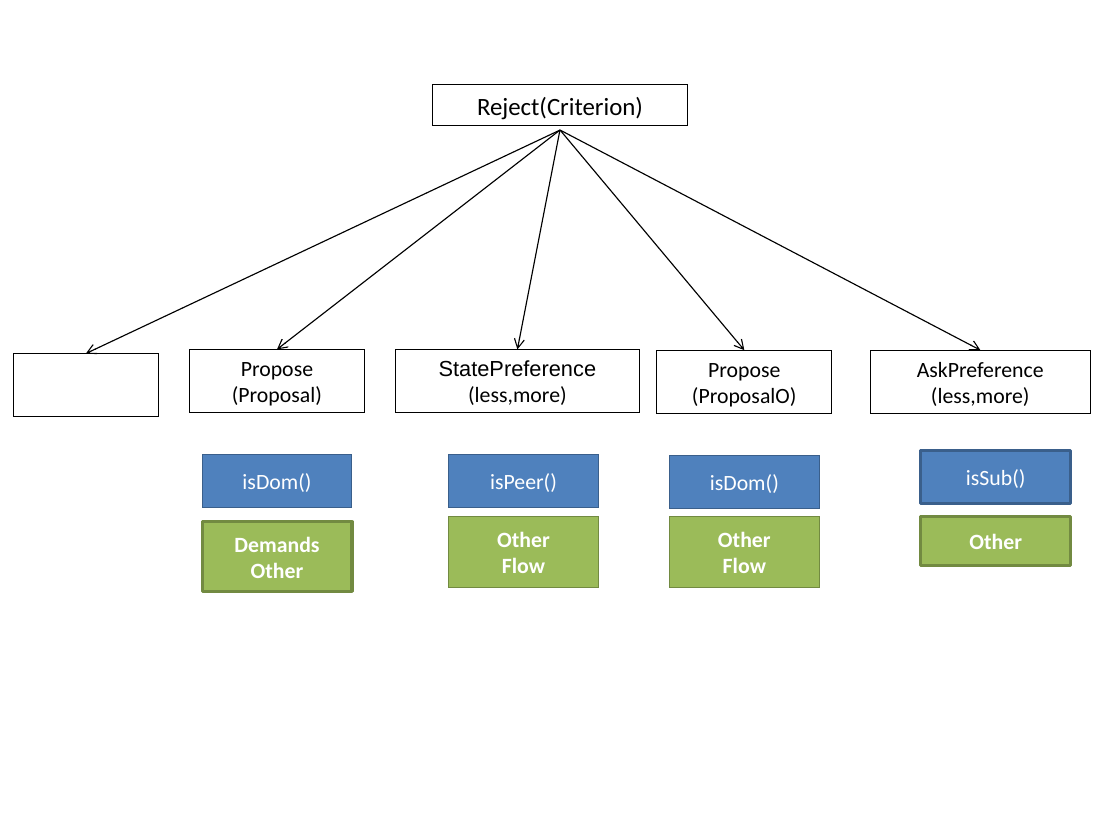
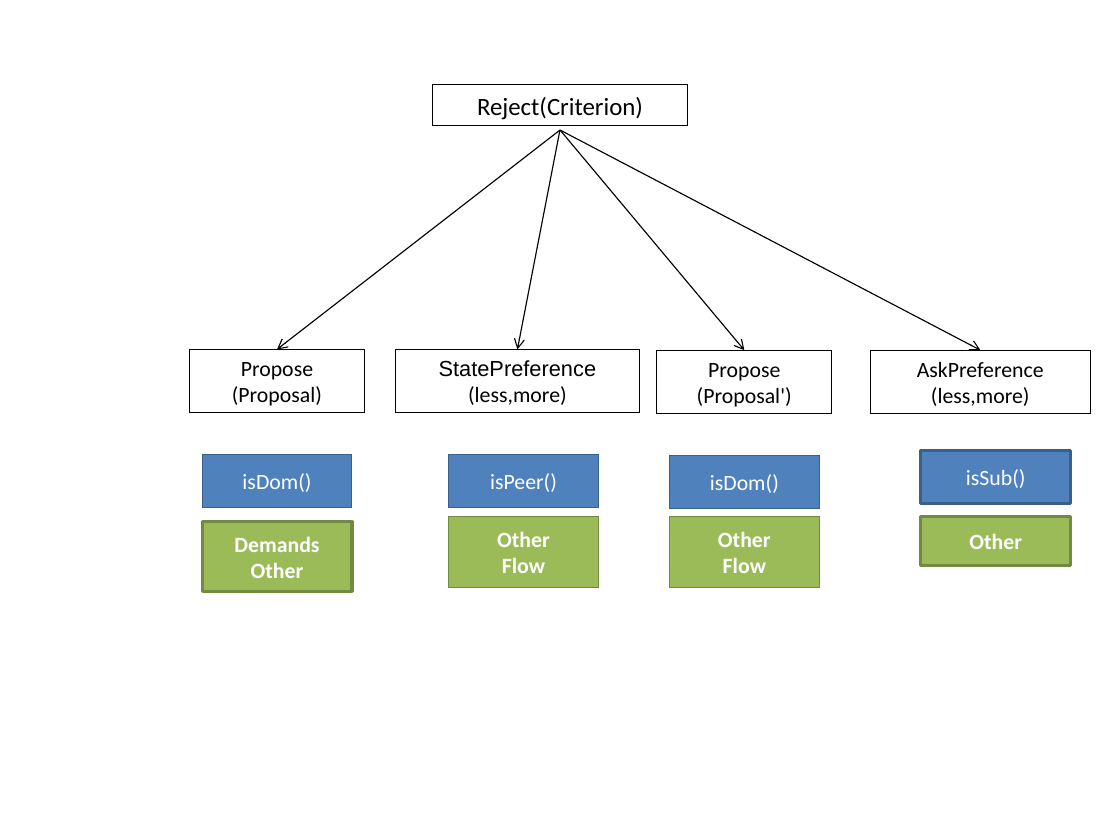
Before and after one commit to Olydia/Discolog, a slide deck: slide 4 of dominance_in_dialogue/figs/utterances_v2.pptx. Drawn at 1120x840 pixels with LibreOffice and Linux fonts; fonts in the diff are those of the drawing. Boxes give left, top, right and bottom in pixels: in the first picture for what was removed or moved away, otherwise in the second. Text is boxed around its words. In the diff, an @@ line names an element or a change of style, - is before the commit and + after.

```diff
--- a/dominance_in_dialogue/figs/utterances_v2.pptx
+++ b/dominance_in_dialogue/figs/utterances_v2.pptx
@@ arrow removed from (560, 130) to (86, 354) @@
@@ rectangle removed at (13, 354, 159, 417) @@
@@ text in rectangle at (697, 363, 792, 407): text changed @@
-Propose (ProposalO)
+Propose (Proposal')
```
Also in this commit, not shown: 1 slide added, 2 other files.
